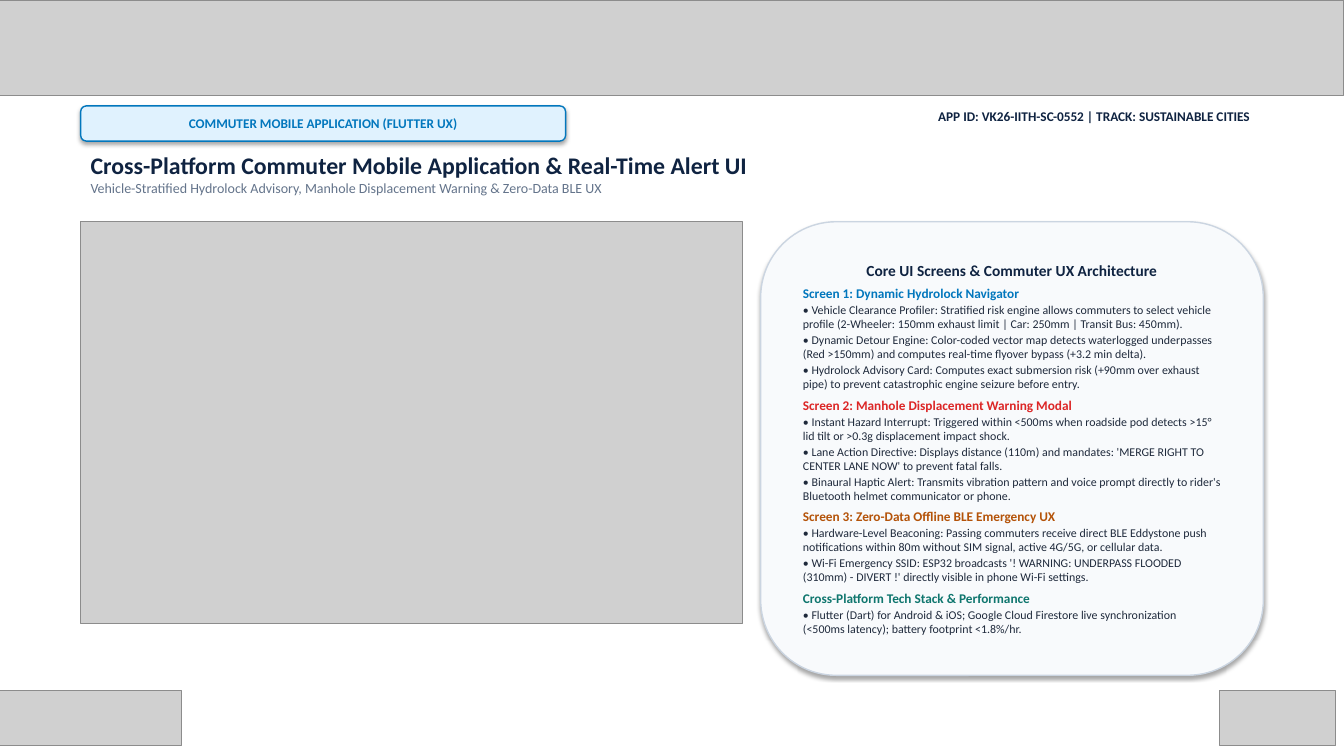
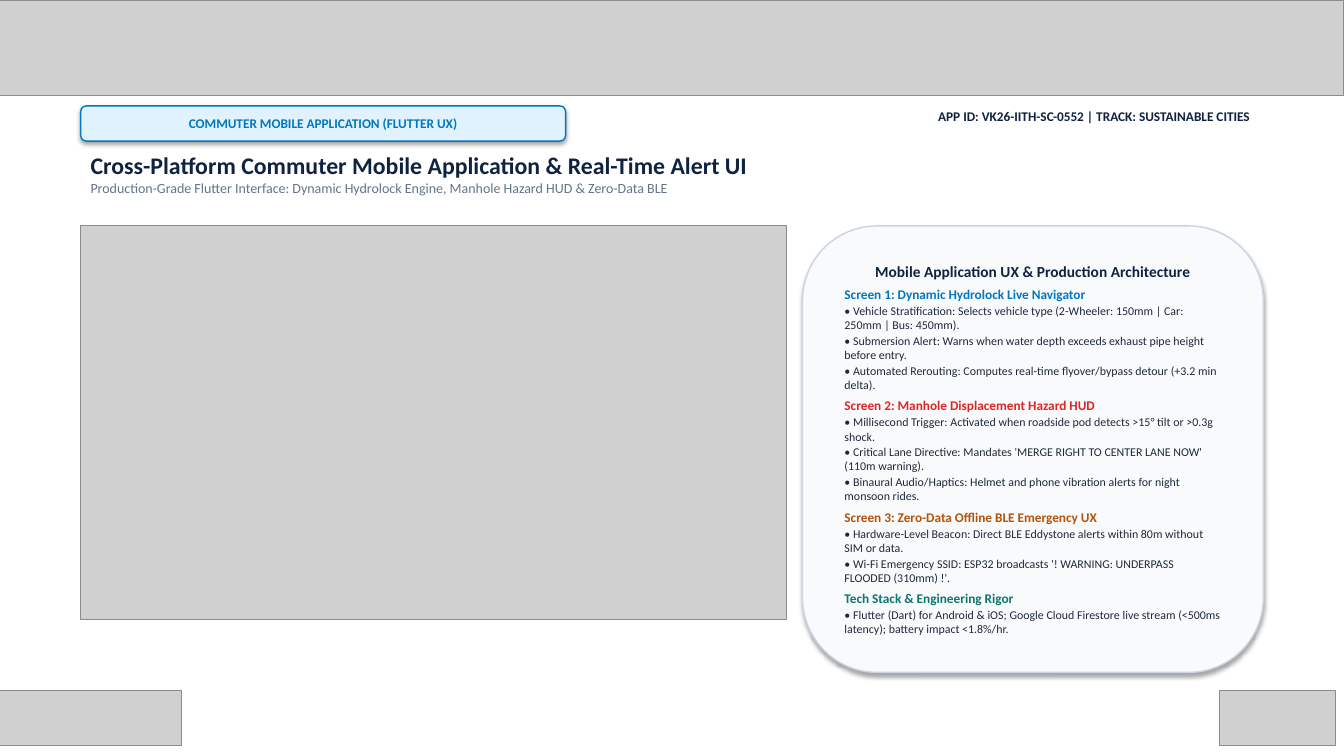
Before and after one commit to MUKKARAPADMATEJA/rainroute, a slide deck: slide 26 of presentation/RainRoute_Vishwakarma_Stage2_Deck.pptx. Drawn at 1344x756 pixels with LibreOffice and Linux fonts; fonts in the diff are those of the drawing; grey boxes stand for pictures. Boxes give left, top, right and bottom in pixels: in the first picture for what was removed or moved away, otherwise in the second. Text is boxed around its words. In the diff, an @@ line names an element or a change of style, - is before the commit and + after.

```diff
--- a/presentation/RainRoute_Vishwakarma_Stage2_Deck.pptx
+++ b/presentation/RainRoute_Vishwakarma_Stage2_Deck.pptx
@@ text at (91, 183, 667, 196): text changed @@
-Vehicle-Stratified Hydrolock Advisory, Manhole Displacement Warning & Zero-Data BLE UX
+Production-Grade Flutter Interface: Dynamic Hydrolock Engine, Manhole Hazard HUD & Zero-Data BLE
@@ picture: place and size @@
-picture at (81, 222, 742, 623)
+picture at (81, 226, 786, 620)
@@ rounded rectangle "Mobile Application UX & Production ...": place and size @@
-rounded rectangle "Mobile Application UX & Production ..." at (761, 222, 1264, 676)
+rounded rectangle "Mobile Application UX & Production ..." at (803, 226, 1263, 673)
@@ text in rounded rectangle at (844, 266, 1216, 500): text changed @@
-Core UI Screens & Commuter UX Architecture
-Screen 1: Dynamic Hydrolock Navigator
-• Vehicle Clearance Profiler: Stratified risk engine allows commuters to select vehicle profile (2-Wheeler: 150mm exhaust limit | Car: 250mm | Transit Bus: 450mm).
-• Dynamic Detour Engine: Color-coded vector map detects waterlogged underpasses (Red >150mm) and computes real-time flyover bypass (+3.2 min delta).
-• Hydrolock Advisory Card: Computes exact submersion risk (+90mm over exhaust pipe) to prevent catastrophic engine seizure before entry.
-Screen 2: Manhole Displacement Warning Modal
-• Instant Hazard Interrupt: Triggered within <500ms when roadside pod detects >15° lid tilt or >0.3g displacement impact shock.
-• Lane Action Directive: Displays distance (110m) and mandates: 'MERGE RIGHT TO CENTER LANE NOW' to prevent fatal falls.
-• Binaural Haptic Alert: Transmits vibration pattern and voice prompt directly to rider's Bluetooth helmet communicator or phone.
+Mobile Application UX & Production Architecture
+Screen 1: Dynamic Hydrolock Live Navigator
+• Vehicle Stratification: Selects vehicle type (2-Wheeler: 150mm | Car: 250mm | Bus: 450mm).
+• Submersion Alert: Warns when water depth exceeds exhaust pipe height before entry.
+• Automated Rerouting: Computes real-time flyover/bypass detour (+3.2 min delta).
+Screen 2: Manhole Displacement Hazard HUD
+• Millisecond Trigger: Activated when roadside pod detects >15° tilt or >0.3g shock.
+• Critical Lane Directive: Mandates 'MERGE RIGHT TO CENTER LANE NOW' (110m warning).
+• Binaural Audio/Haptics: Helmet and phone vibration alerts for night monsoon rides.
@@ text in rounded rectangle at (844, 529, 1220, 635): text changed @@
-• Hardware-Level Beaconing: Passing commuters receive direct BLE Eddystone push notifications within 80m without SIM signal, active 4G/5G, or cellular data.
-• Wi-Fi Emergency SSID: ESP32 broadcasts '! WARNING: UNDERPASS FLOODED (310mm) - DIVERT !' directly visible in phone Wi-Fi settings.
-Cross-Platform Tech Stack & Performance
-• Flutter (Dart) for Android & iOS; Google Cloud Firestore live synchronization (<500ms latency); battery footprint <1.8%/hr.
+• Hardware-Level Beacon: Direct BLE Eddystone alerts within 80m without SIM or data.
+• Wi-Fi Emergency SSID: ESP32 broadcasts '! WARNING: UNDERPASS FLOODED (310mm) !'.
+Tech Stack & Engineering Rigor
+• Flutter (Dart) for Android & iOS; Google Cloud Firestore live stream (<500ms latency); battery impact <1.8%/hr.
```
Also in this commit, not shown: 5 other files.
